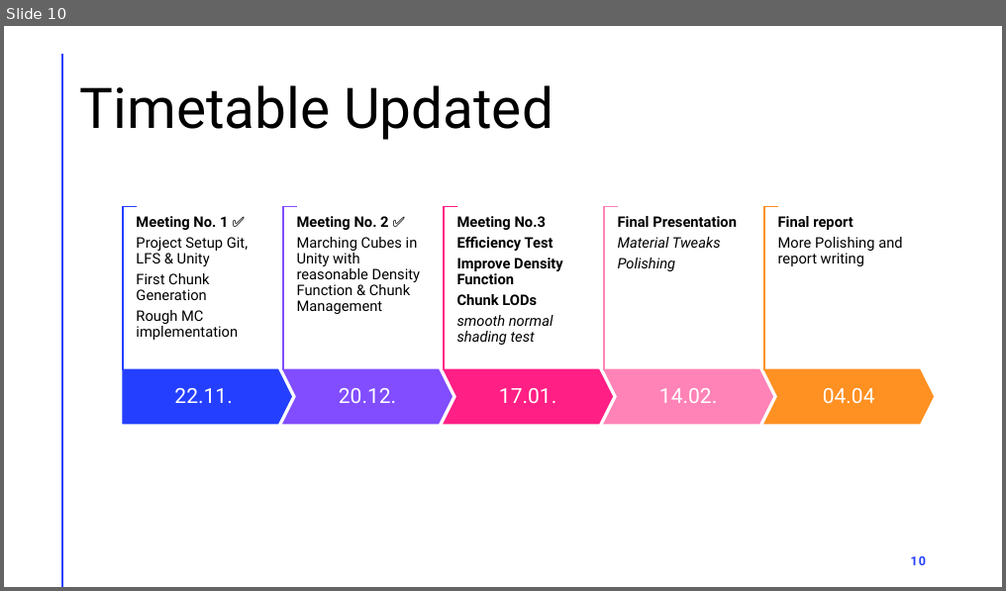
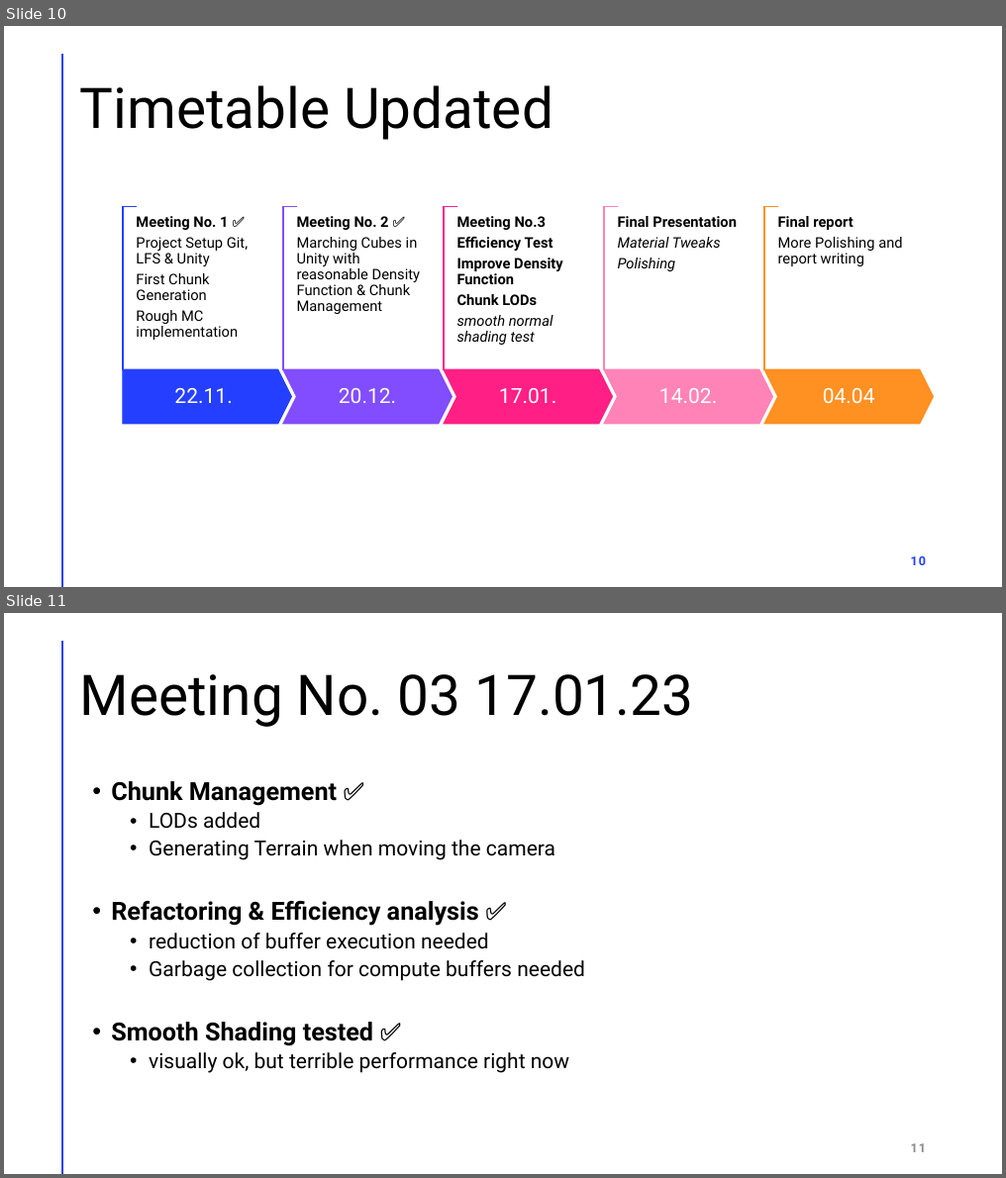
Before and after one commit to je-lehmann/cg_terrain_generator, a slide deck: Computergrafik Praktikum.pptx. Shown one above the other, each under a label of ours: slide 10 before the commit, slides 10 and 11 after it. The pictures are 1006x591 and 1006x1178 pixels, drawn with LibreOffice and Linux fonts; fonts in the diff are those of the drawing. Boxes give left, top, right and bottom in pixels: in the first picture for what was removed or moved away, otherwise in the second. Text is boxed around its words. In the diff, an @@ line names an element or a change of style, - is before the commit and + after.

```diff
--- a/Computergrafik Praktikum.pptx
+++ b/Computergrafik Praktikum.pptx
@@ slide 11 added at (4,613,1002,1174), background #FFFFFF; not listed: 1 template element that a slide beside it also shows @@
@@ title added at (80,674,693,727), 54 pt, text #000000 @@
+Meeting No. 03 17.01.23
@@ text added at (111,781,585,1073), 20 pt, text #000000 @@
+• Chunk Management ✅
+  • LODs added
+  • Generating Terrain when moving the camera
+• Refactoring & Efficiency analysis ✅
+  • reduction of buffer execution needed
+  • Garbage collection for compute buffers needed
+• Smooth Shading tested ✅
+  • visually ok, but terrible performance right now
@@ page number added at (911,1144,926,1153), 12 pt, text #8C8C8C, bold @@
+11
```
Also in this commit, not shown: 2 other slides added, 2 other files.
